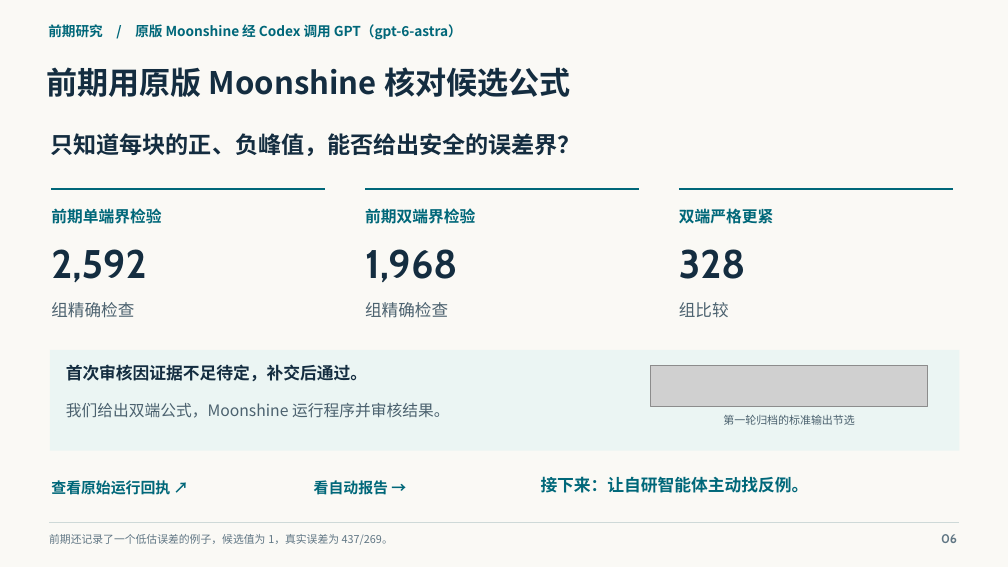
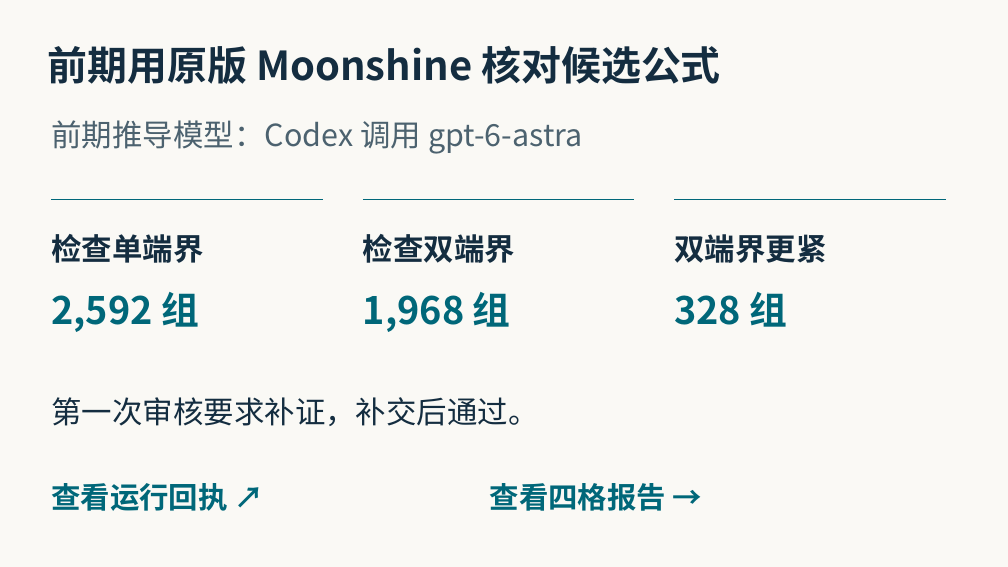
Before and after one commit to orgyuanbao/MoonshineThermalLab, a slide deck: slide 6 of MoonshineThermalLab/classroom/Moonshine热仿真课堂汇报.pptx. Drawn at 1008x567 pixels with LibreOffice and Linux fonts; fonts in the diff are those of the drawing; grey boxes stand for pictures. Boxes give left, top, right and bottom in pixels: in the first picture for what was removed or moved away, otherwise in the second. Text is boxed around its words. In the diff, an @@ line names an element or a change of style, - is before the commit and + after.

```diff
--- a/MoonshineThermalLab/classroom/Moonshine热仿真课堂汇报.pptx
+++ b/MoonshineThermalLab/classroom/Moonshine热仿真课堂汇报.pptx
@@ text "前期用原版 Moonshine 核对候选公式": place and size @@
-text "前期用原版 Moonshine 核对候选公式" at (46, 67, 571, 97)
+text "前期用原版 Moonshine 核对候选公式" at (48, 46, 720, 84)
@@ text "前期用原版 Moonshine 核对候选公式" at (48, 46, 720, 84): size 29.6 to 38 pt @@
@@ text at (51, 120, 583, 154): text changed; size 13 to 29 pt; text colour #006779 to #4C626F; bold off @@
-前期研究 / 原版 Moonshine 经 Codex 调用 GPT（gpt-6-astra）
+前期推导模型：Codex 调用 gpt-6-astra
@@ text removed at (51, 133, 581, 156) @@
-只知道每块的正、负峰值，能否给出安全的误差界？
@@ line moved from (51, 189) - (325, 189) to (51, 200) - (323, 200) @@
@@ line (51, 200) - (323, 200): stroke #006779 0.95 pt to #006779 1.6 pt @@
@@ line moved from (365, 189) - (639, 189) to (363, 200) - (634, 200) @@
@@ line (363, 200) - (634, 200): stroke #006779 0.95 pt to #006779 1.6 pt @@
@@ text removed at (365, 208, 475, 224) @@
-前期双端界检验
@@ line moved from (679, 189) - (953, 189) to (675, 200) - (946, 200) @@
@@ line (675, 200) - (946, 200): stroke #006779 0.95 pt to #006779 1.6 pt @@
@@ text at (51, 234, 203, 263): text changed; size 15 to 29 pt; text colour #006779 to #142D40 @@
-前期单端界检验
+检查单端界
@@ text at (363, 234, 515, 263): text changed; size 15.8 to 29 pt; text colour #4C626F to #142D40; bold on @@
-组精确检查
+检查双端界
@@ text at (674, 234, 826, 263): text changed; size 15 to 29 pt; text colour #006779 to #142D40 @@
-双端严格更紧
+双端界更紧
@@ text at (51, 292, 199, 332): text changed; size 38 to 36 pt; font Cabin to Noto Sans CJK SC; text colour #142D40 to #006779 @@
-2,592
+2,592 组
@@ text at (363, 292, 511, 332): text changed; size 38 to 36 pt; font Cabin to Noto Sans CJK SC; text colour #142D40 to #006779 @@
-1,968
+1,968 组
@@ text at (674, 292, 788, 327): text changed; size 38 to 36 pt; font Cabin to Noto Sans CJK SC; text colour #142D40 to #006779 @@
-328
+328 组
@@ text removed at (365, 302, 448, 318) @@
-组精确检查
@@ text removed at (679, 302, 729, 317) @@
-组比较
@@ rectangle removed at (50, 350, 960, 451) @@
@@ picture removed at (651, 365, 928, 407) @@
@@ text at (51, 397, 538, 426): text changed; size 16 to 29 pt; bold off @@
-首次审核因证据不足待定，补交后通过。
+第一次审核要求补证，补交后通过。
@@ text removed at (66, 403, 449, 418) @@
-我们给出双端公式，Moonshine 运行程序并审核结果。
@@ text removed at (723, 415, 854, 425) @@
-第一轮归档的标准输出节选
@@ text removed at (541, 476, 809, 493) @@
-接下来：让自研智能体主动找反例。
@@ text at (51, 483, 227, 511): text changed; size 14.2 to 28 pt @@
-查看原始运行回执 ↗
+查看运行回执 ↗
@@ text at (490, 483, 666, 511): text changed; size 14.2 to 28 pt @@
-看自动报告 →
+查看四格报告 →
@@ line removed from (49, 523) to (959, 523) @@
@@ text removed at (49, 534, 393, 545) @@
-前期还记录了一个低估误差的例子，候选值为 1，真实误差为 437/269。
@@ text removed at (941, 534, 957, 543) @@
-06
```
Also in this commit, not shown: 17 other slides changed.
